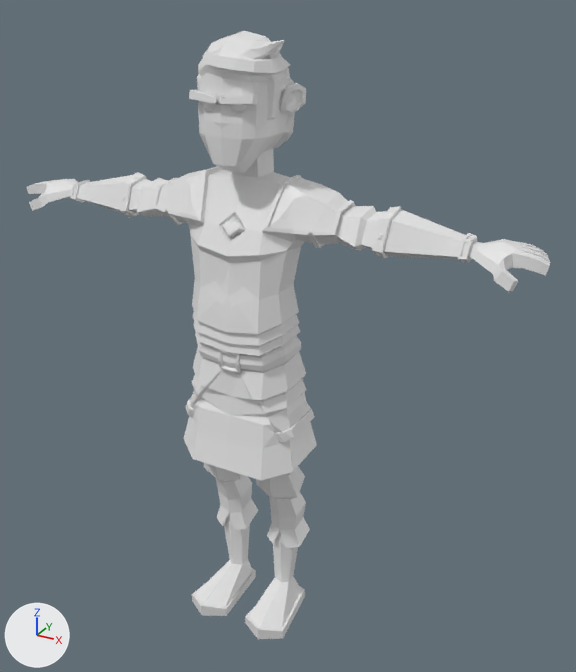
Two versions of the FBX model Assets/Characters/Swordsman01.fbx, one commit apart.
Both versions are drawn from a 50 mm lens placed at (1.206, -1.951, 2.039), pointed at (0.094, 0.072, 1.028). The lights are fixed; the arrows at lower left show +X, +Y and +Z. Mesh edges are drawn as thin lines on the coarser meshes. Where no turn or scale is listed for an object, it has been applied to the vertices.

Before the edit, the objects in view are built like this:
```python
me_mesh = bpy.data.meshes.new('Mesh')
me_mesh.from_pydata(...)  # 1947 vertices, 2048 faces; spans x -0.87..0.87, y -0.18..0.15, z 0.0..1.93
me_mesh.materials.append(mat_material)  # white #e7e7e7
ob_male_swordsman_01 = bpy.data.objects.new('male_swordsman_01', me_mesh)
ob_male_swordsman_01.location = (0.0, 0.0, 0.0)
```
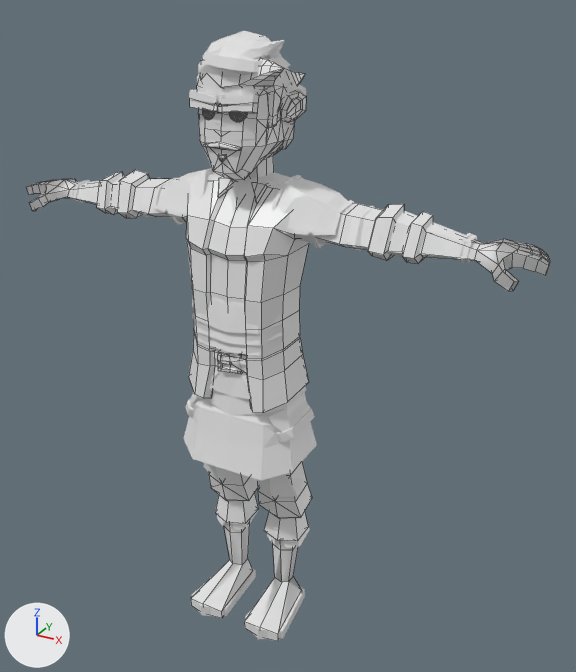
Boxes [x1, y1, x2, y2] around the edits, measured in the pictures (576 x 672 px):
'male_swordsman_02', added: after [46, 58, 550, 641]

Diff of the bpy script that builds the scene:
```diff
--- a/Assets/Characters/Swordsman01.fbx.py
+++ b/Assets/Characters/Swordsman01.fbx.py
@@ me_mesh_001 @@
+me_mesh_001.from_pydata(...)  # 1464 vertices, 1555 faces; spans x -0.87..0.87, y -0.17..0.15, z 0.0..1.92
+me_mesh_001.materials.append(mat_material)  # white #e7e7e7
@@ ob_male_swordsman_02 @@
+ob_male_swordsman_02 = bpy.data.objects.new('male_swordsman_02', me_mesh_001)
+ob_male_swordsman_02.location = (0.0, 0.0, 0.0)
```
